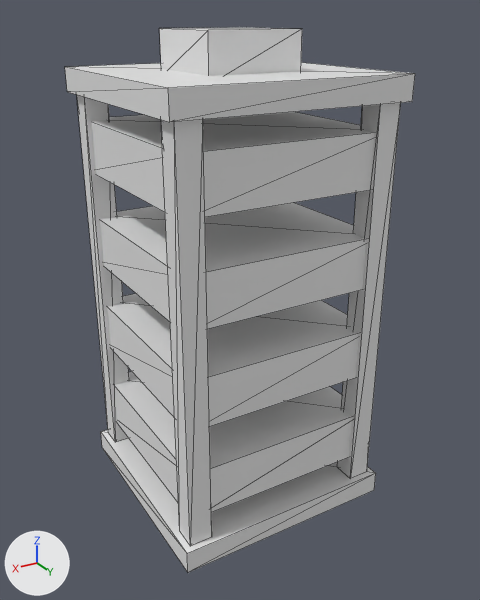
What one commit did to the glTF model models/orbital_battery.glb.
Before and after are seen from a camera (50 mm lens) standing at (0.138, 0.238, 0.115) and looking at (-0.001, 0.006, -0.001). Arrows for +X, +Y and +Z are at lower left; the lights stay in place. The first picture is the older version. Mesh edges are drawn as thin lines. Vertices at exactly the same position are counted once.

The scene before the commit, as lines of its bpy script (objects in view):
```python
me_cube = bpy.data.meshes.new('Cube')
me_cube.from_pydata(...)  # 88 vertices, 132 faces; spans x -0.05..0.05, y -0.05..0.05, z -0.095..0.11
ob_orbitalbattery = bpy.data.objects.new('OrbitalBattery', me_cube)
ob_orbitalbattery.location = (0.0, 0.0, 0.0)
```
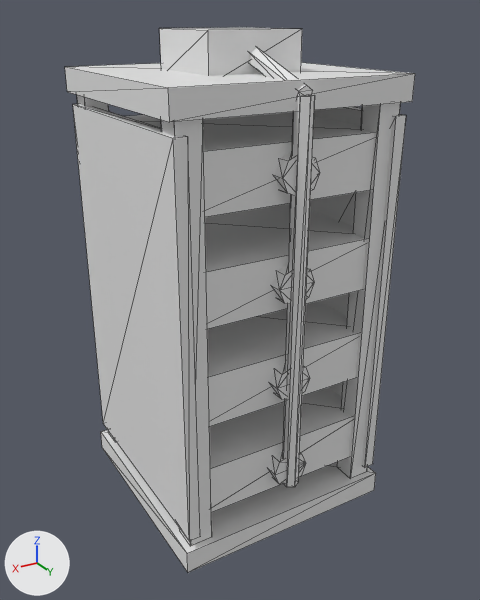
What differs and where, as boxes (x1, y1, x2, y2) in the pictures (480 x 600 px):
part 1 of me_cube, added
    after: (310, 107, 406, 468)
part 2 of me_cube, added
    after: (73, 104, 200, 541)
part 3 of me_cube, added
    after: (269, 449, 306, 484)
part 4 of me_cube, added
    after: (270, 362, 310, 400)
part 5 of me_cube, added
    after: (272, 264, 314, 304)
part 6 of me_cube, added
    after: (275, 152, 320, 195)
part 7 of me_cube, added
    after: (283, 95, 315, 487)
part 8 of me_cube, added
    after: (250, 48, 313, 96)

What the commit changed:
me_cube is used by ob_orbitalbattery; location (0.0, 0.0, 0.0).
me_cube had 88 vertices, 132 faces and spanned x -0.05..0.05, y -0.05..0.05, z -0.095..0.11.
me_cube now has 192 vertices, 308 faces and spans x -0.05..0.05, y -0.05..0.054, z -0.095..0.11.
me_cube part 1: a new loose piece, a box spanning x -0.0485..-0.0435, y -0.049..0.049, z -0.08..0.08.
me_cube part 2: a new loose piece, a box spanning x 0.0435..0.0485, y -0.049..0.049, z -0.08..0.08.
me_cube part 3: a new loose piece, an 8-sided cylinder along y spanning x -0.008..0.008, y 0.044..0.05, z -0.071..-0.055.
me_cube part 4: a new loose piece, an 8-sided cylinder along y spanning x -0.008..0.008, y 0.044..0.05, z -0.029..-0.013.
me_cube part 5: a new loose piece, an 8-sided cylinder along y spanning x -0.008..0.008, y 0.044..0.05, z 0.013..0.029.
me_cube part 6: a new loose piece, an 8-sided cylinder along y spanning x -0.008..0.008, y 0.044..0.05, z 0.055..0.071.
me_cube part 7: a new loose piece, a 6-sided cylinder along z spanning x -0.003..0.003, y 0.0465..0.0535, z -0.07..0.09.
Part 8, on me_cube:
6 vertices are added at (0.0, 0.019, 0.104), (0.003, 0.019, 0.103), (0.003, 0.017, 0.099), (0.0, 0.017, 0.098), (-0.003, 0.017, 0.099), (-0.003, 0.019, 0.103).
6 new vertices lie (0.0, 0.032, -0.011) away from vertices in x -0.003..0.003, y 0.017..0.019, z 0.098..0.104.
20 new faces join them.
